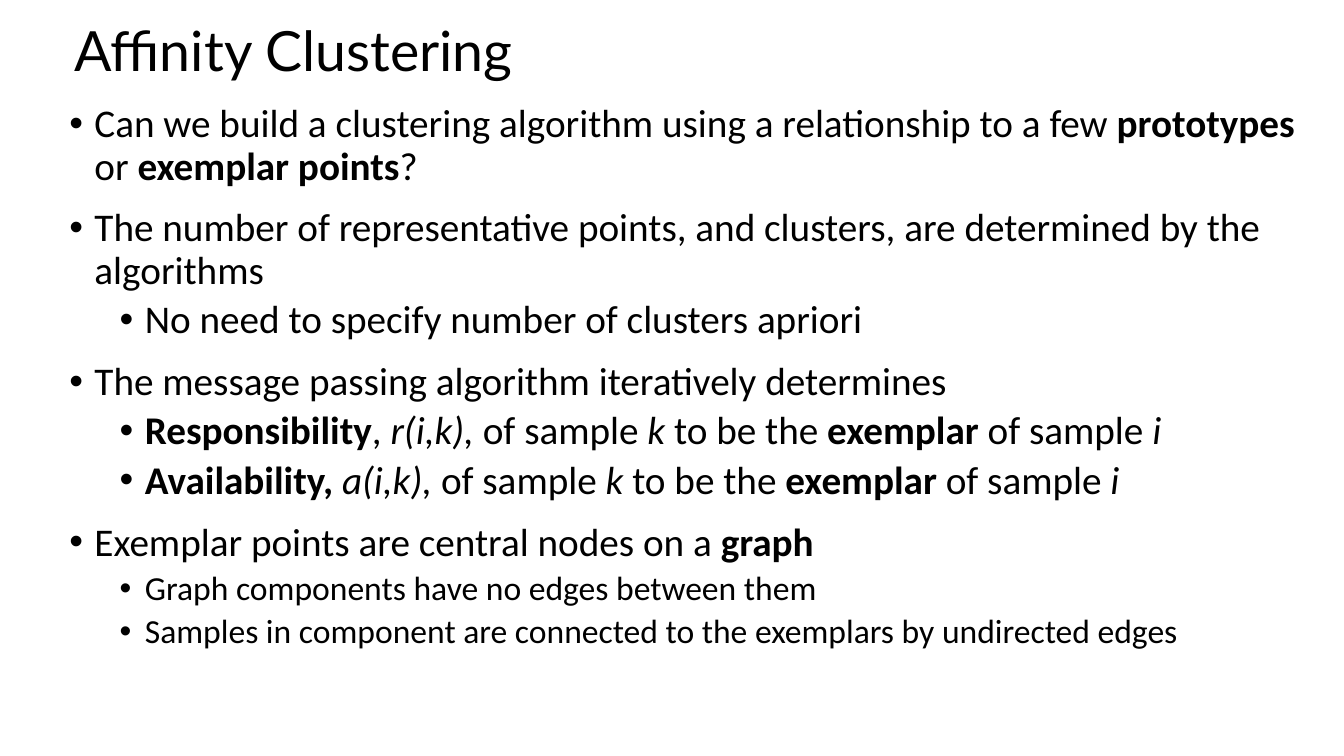
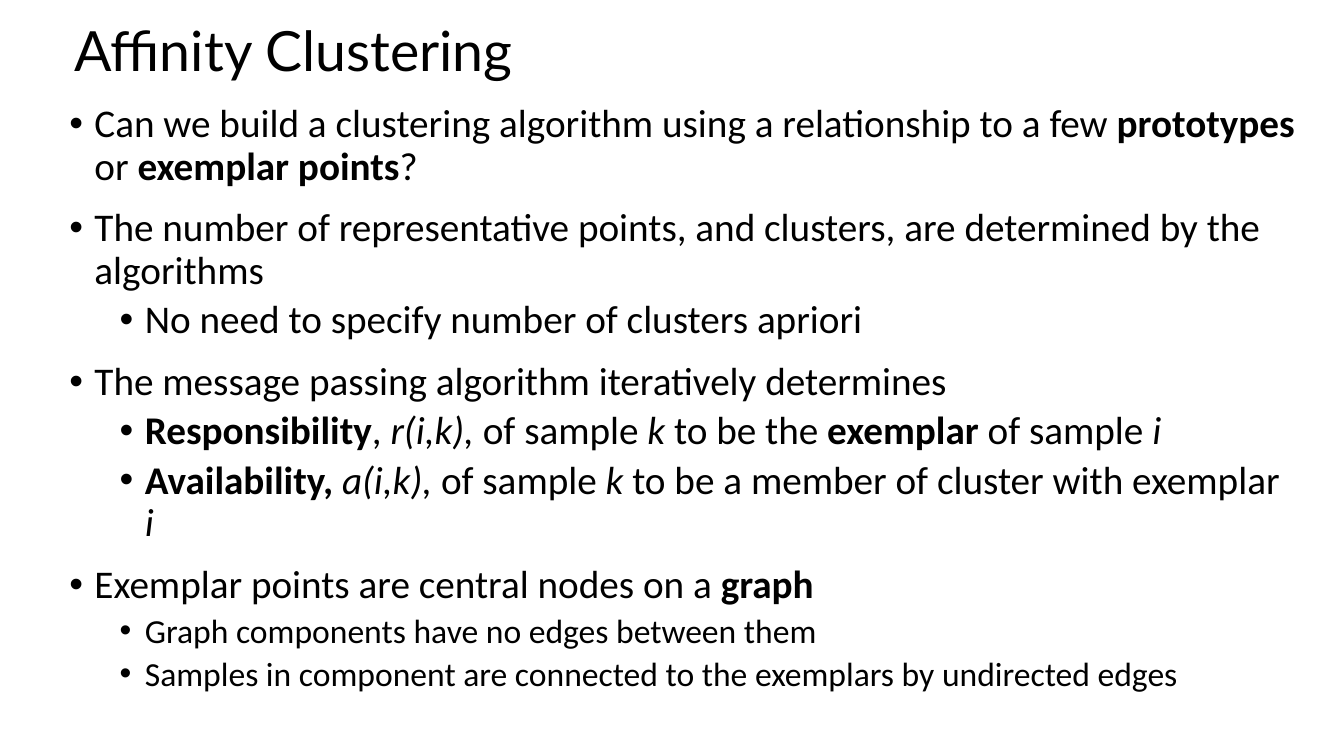
Before and after one commit to StephenElston/CSCI-E-108, a slide deck: slide 45 of slides/6_IntroductionToClustering.pptx. Drawn at 1344x756 pixels with LibreOffice and Linux fonts; fonts in the diff are those of the drawing. Boxes give left, top, right and bottom in pixels: in the first picture for what was removed or moved away, otherwise in the second. Text is boxed around its words. In the diff, an @@ line names an element or a change of style, - is before the commit and + after.

```diff
--- a/slides/6_IntroductionToClustering.pptx
+++ b/slides/6_IntroductionToClustering.pptx
@@ text at (145,465,1280,536): text changed @@
-  • Availability, a(i,k), of sample k to be the exemplar of sample i
+  • Availability, a(i,k), of sample k to be a member of cluster with exemplar i
```
Also in this commit, not shown: 11 other slides changed.
